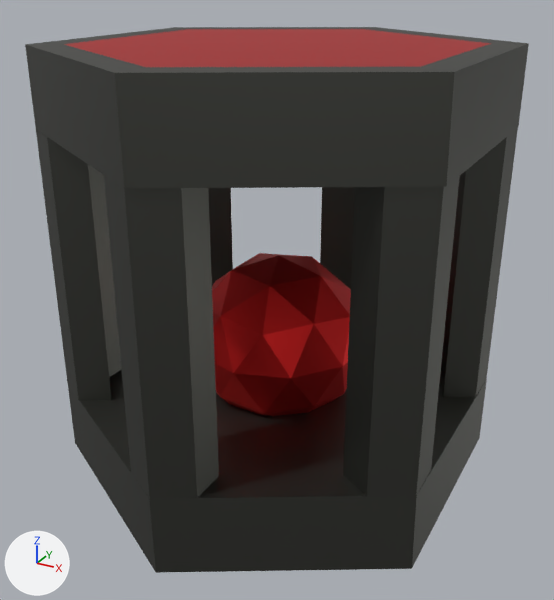
Before and after pictures for a commit that changed the FBX model Assets/Resources/Meshes/ReactorPart.fbx.
The view is the same before and after, from a 50 mm camera at (6.403, -5.378, 0.649) aimed at (5.949, -4.553, 0.236). Arrows for +X, +Y and +Z are at lower left; the lights stay in place. Where no turn or scale is listed for an object, it has been applied to the vertices.

Names of what the first picture shows: 'ReactorPart'.
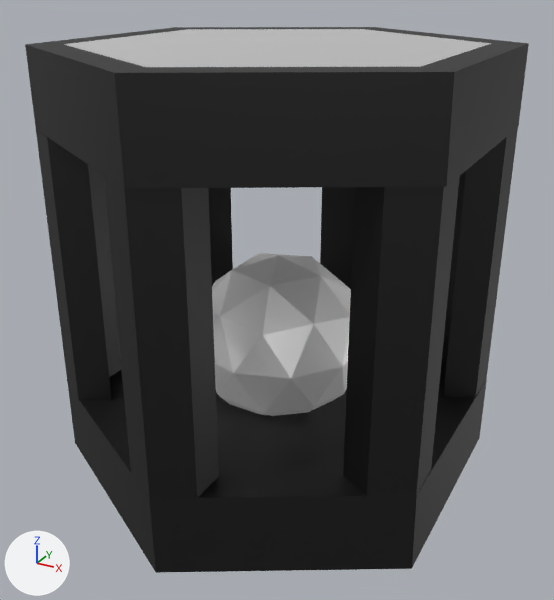
The newer file is also turned or shifted as a whole; pictures and numbers use the older file's frame.

Changed parts and their boxes (x1, y1, x2, y2) in the pictures (554 x 600 px):
'ReactorPart', surface changed
    both: (45, 27, 509, 573)
part 1 of me_cylinder_023, surface changed
    both: (25, 27, 529, 573)

Edits to the bpy script that builds the scene:
```text
Add img_unitpalette02_emission_png:
    img_unitpalette02_emission_png = load_image('UnitPalette02-Emission.png', '../../../Blender/UnitPalette02-Emission.png', 512, 512, 'sRGB')
Add img_unitpalette02_albedo_png:
    img_unitpalette02_albedo_png = load_image('UnitPalette02-Albedo.png', '../../../Blender/UnitPalette02-Albedo.png', 512, 512, 'sRGB')
Change mat_unitframematerial:
    where n0 = _N.new('ShaderNodeBsdfPrincipled'); n0.name = 'Principled BSDF'
    add n0.inputs[28].default_value = 1.0  # 'Emission Strength'
    where n2 = _N.new('ShaderNodeTexImage'); n2.name = 'Image Texture'
    n2.image: img_paletteunits_png -> img_unitpalette02_albedo_png
    add n3 = _N.new('ShaderNodeTexImage'); n3.name = 'Image Texture.001'
    add n3.image = img_unitpalette02_emission_png
    add _L.new(n3.outputs[0], n0.inputs[27])  # 'Color' to 'Emission Color'
Change me_cylinder_023:
    where me_cylinder_023.from_pydata(...)  # 156 vertices, 162 faces; spans x -0.262..0.261, y -0.301..0.301, z -0.002..0.562
    used by ob_reactorpart; location = (5.942, -4.536, -0.002)
    me_cylinder_023 part 1: texture (UV) coordinates of 162 of 162 faces, centred in x -0.261..0.259, y -0.285..0.287, z 0.001..0.562, changed; they spanned u 0.03..0.47, v 0.9..0.97 and now span u 0.03..0.54, v 0.46..0.97
```
